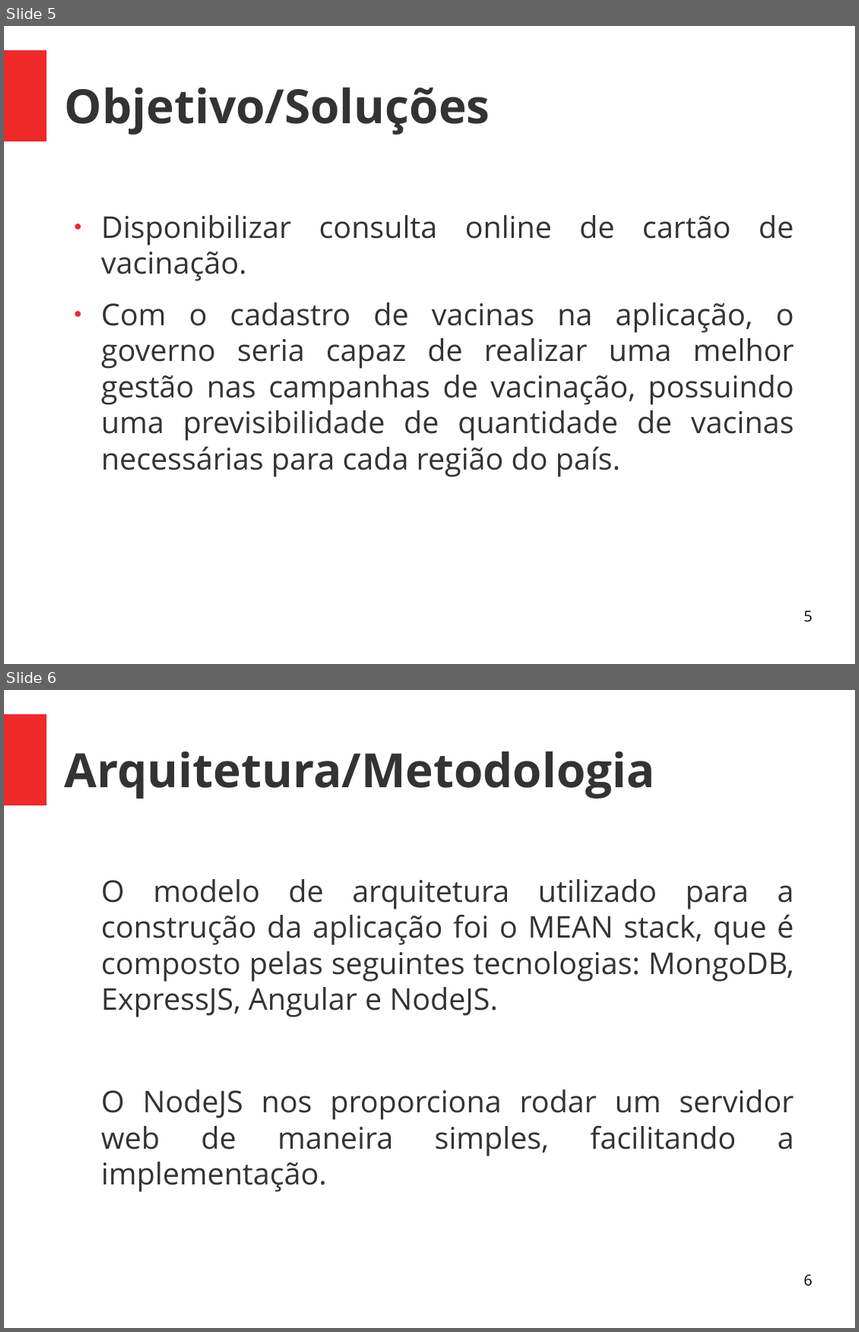
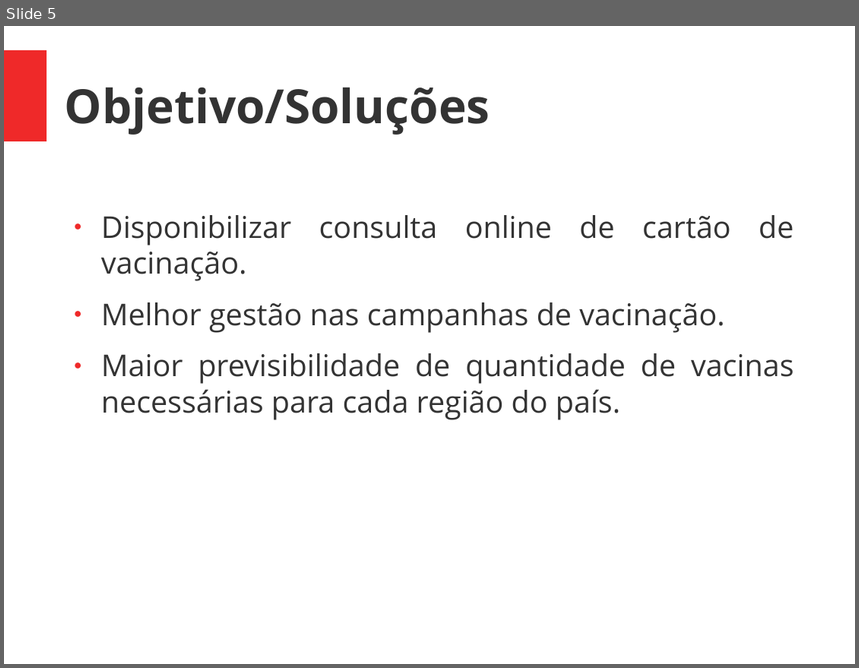
Before and after one commit to Saulodm/TCC, a slide deck: Apresentação/pré banca.odp. Shown one above the other, each under a label of ours: slides 5 and 6 before the commit, slide 5 after it. The pictures are 859x1332 and 859x668 pixels, drawn with LibreOffice and Linux fonts; fonts in the diff are those of the drawing. Boxes give left, top, right and bottom in pixels: in the first picture for what was removed or moved away, otherwise in the second. Text is boxed around its words. In the diff, an @@ line names an element or a change of style, - is before the commit and + after.

```diff
--- a/Apresentação/pré banca.odp
+++ b/Apresentação/pré banca.odp
@@ slide 6 removed at (4, 690, 855, 1328), background #FFFFFF; not listed: 1 template element that a slide beside it also shows @@
@@ title removed at (65, 752, 655, 799) @@
-Arquitetura/Metodologia
@@ text removed at (101, 879, 794, 1192) @@
-O modelo de arquitetura utilizado para a construção da aplicação foi o MEAN stack, que é composto pelas seguintes tecnologias: MongoDB, ExpressJS, Angular e NodeJS.
-O NodeJS nos proporciona rodar um servidor web de maneira simples, facilitando a implementação.
@@ page number removed at (804, 1274, 813, 1287) @@
-6
@@ slide 5 changed as well @@
@@ text at (101, 303, 794, 420): text changed @@
-● Com o cadastro de vacinas na aplicação, o governo seria capaz de realizar uma melhor gestão nas campanhas de vacinação, possuindo uma previsibilidade de quantidade de vacinas necessárias para cada região do país.
+● Melhor gestão nas campanhas de vacinação.
+● Maior previsibilidade de quantidade de vacinas necessárias para cada região do país.
@@ page number removed at (804, 611, 813, 623) @@
-5
```
Also in this commit, not shown: 6 other slides changed, 3 slides added, 4 other slides removed, 22 other files.
